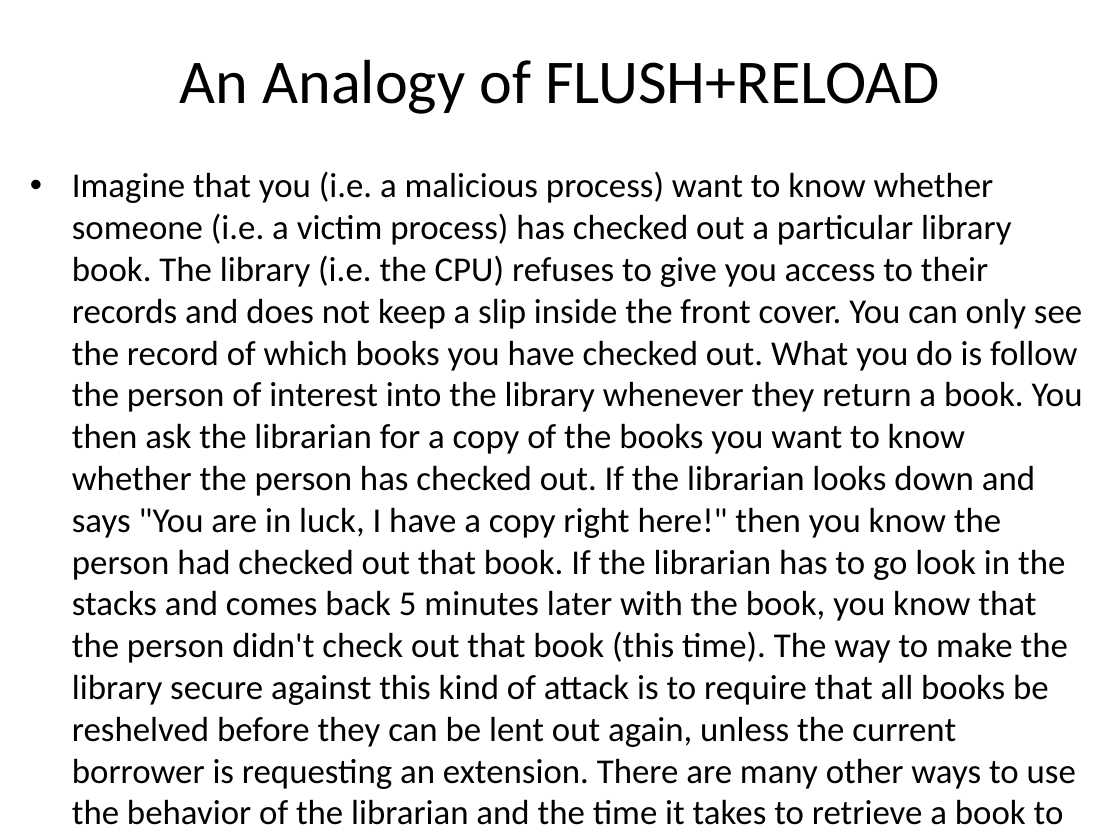
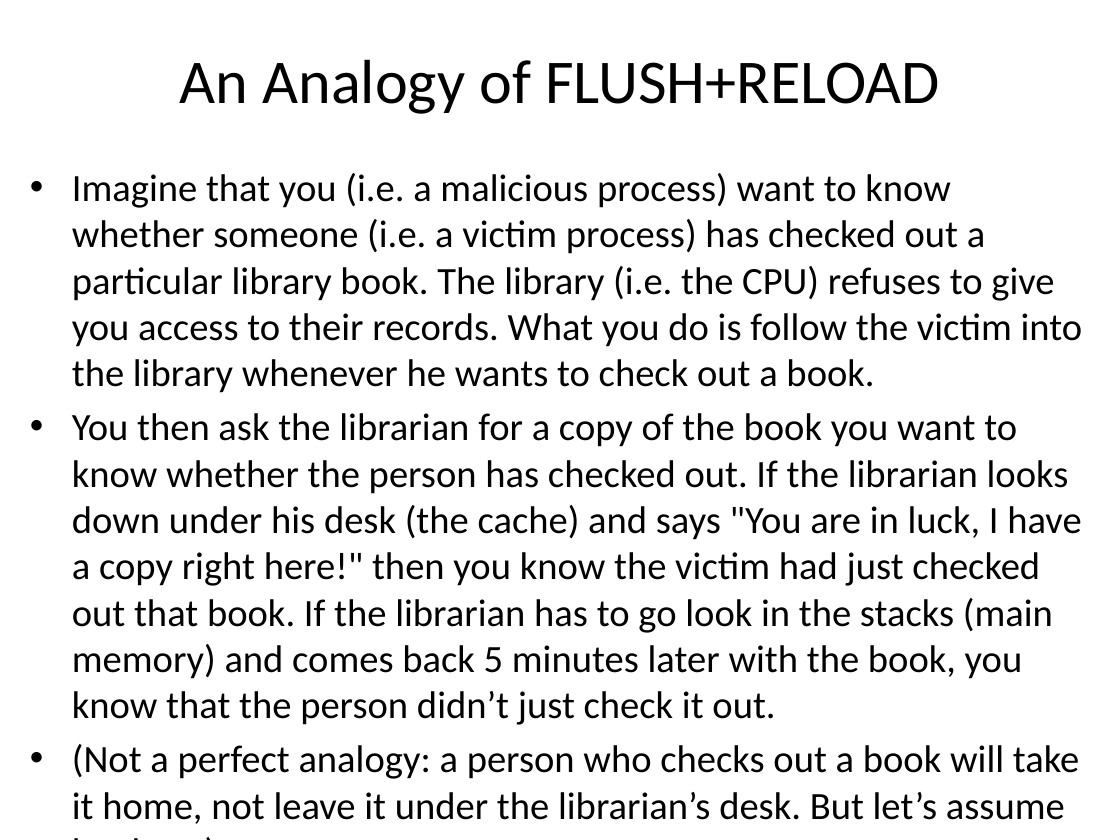
Before and after one commit to gulaoshi/gu.github.io, a slide deck: slide 9 of InfoSec/PPTs/Labs/Lab5-6-Meltdown&Spectre.pptx (slide 10 before the commit). Drawn at 1120x840 pixels with LibreOffice and Linux fonts; fonts in the diff are those of the drawing. Boxes give left, top, right and bottom in pixels: in the first picture for what was removed or moved away, otherwise in the second. Text is boxed around its words. In the diff, an @@ line names an element or a change of style, - is before the commit and + after.

```diff
--- a/InfoSec/PPTs/Labs/Lab5-6-Meltdown&Spectre.pptx
+++ b/InfoSec/PPTs/Labs/Lab5-6-Meltdown&Spectre.pptx
@@ text at box(72, 173, 1083, 820): text changed; size 22.4 to 24.8 pt @@
-• Imagine that you (i.e. a malicious process) want to know whether someone (i.e. a victim process) has checked out a particular library book. The library (i.e. the CPU) refuses to give you access to their records and does not keep a slip inside the front cover. You can only see the record of which books you have checked out. What you do is follow the person of interest into the library whenever they return a book. You then ask the librarian for a copy of the books you want to know whether the person has checked out. If the librarian looks down and says "You are in luck, I have a copy right here!" then you know the person had checked out that book. If the librarian has to go look in the stacks and comes back 5 minutes later with the book, you know that the person didn't check out that book (this time). The way to make the library secure against this kind of attack is to require that all books be reshelved before they can be lent out again, unless the current borrower is requesting an extension. There are many other ways to use the behavior of the librarian and the time it takes to retrieve a book to figure out which books a person is reading.
+• Imagine that you (i.e. a malicious process) want to know whether someone (i.e. a victim process) has checked out a particular library book. The library (i.e. the CPU) refuses to give you access to their records. What you do is follow the victim into the library whenever he wants to check out a book.
+• You then ask the librarian for a copy of the book you want to know whether the person has checked out. If the librarian looks down under his desk (the cache) and says "You are in luck, I have a copy right here!" then you know the victim had just checked out that book. If the librarian has to go look in the stacks (main memory) and comes back 5 minutes later with the book, you know that the person didn’t just check it out.
+• (Not a perfect analogy: a person who checks out a book will take it home, not leave it under the librarian’s desk. But let’s assume he does.)
```
Also in this commit, not shown: 2 other slides changed, 2 slides added, 3 slides removed, 3 other files.
